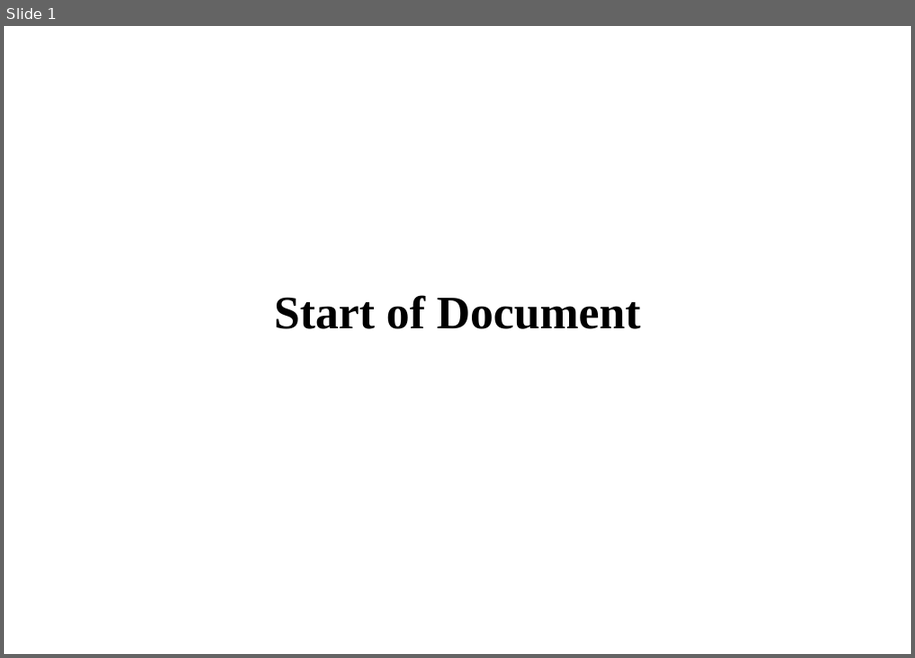
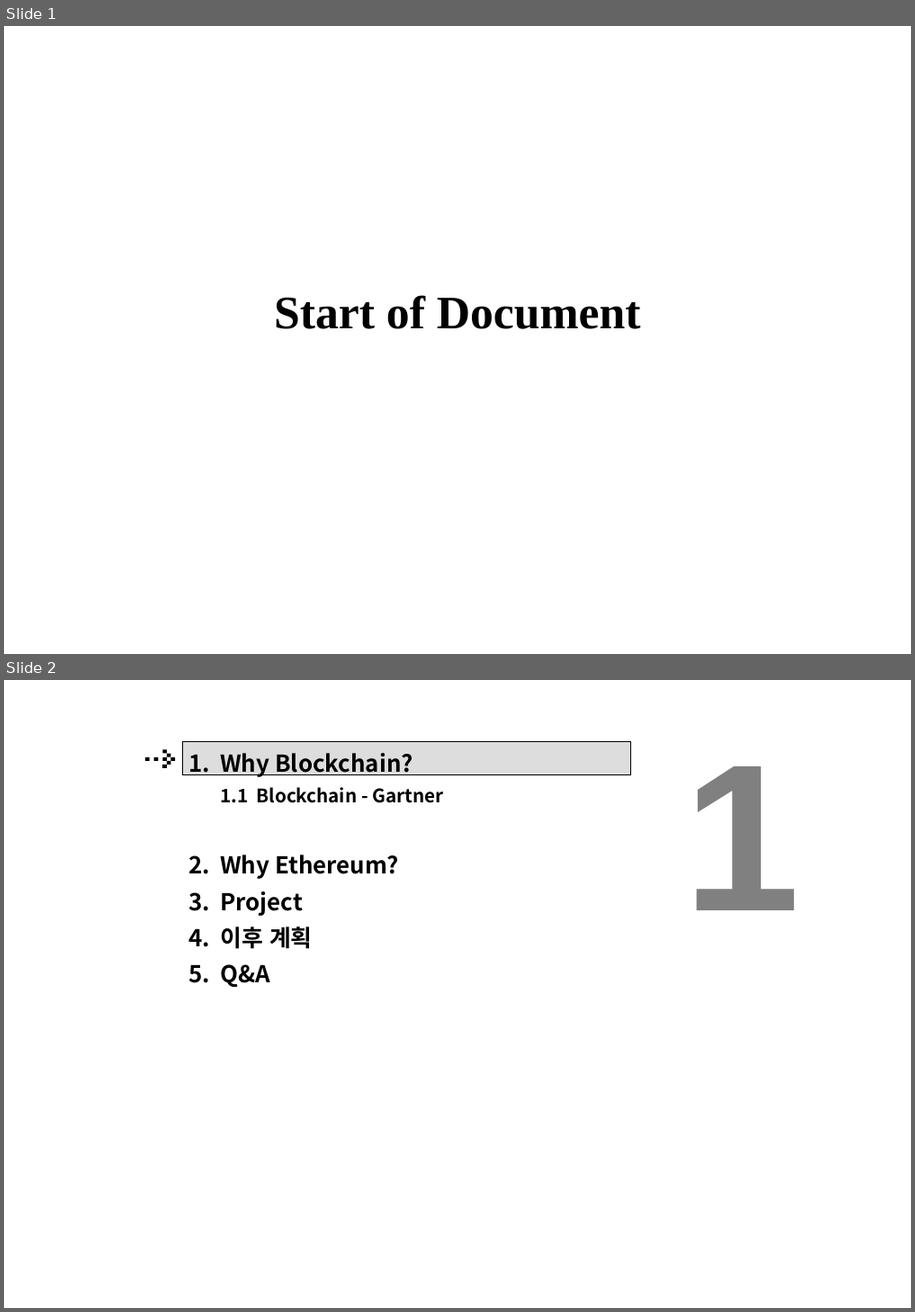
Before and after one commit to alladd/tcl2017, a slide deck: 51_발표PT자료/02_PT.pptx. Shown one above the other, each under a label of ours: slide 1 before the commit, slides 1 and 2 after it. The pictures are 915x658 and 915x1312 pixels, drawn with LibreOffice and Linux fonts; fonts in the diff are those of the drawing. Boxes give left, top, right and bottom in pixels: in the first picture for what was removed or moved away, otherwise in the second. Text is boxed around its words. In the diff, an @@ line names an element or a change of style, - is before the commit and + after.

```diff
--- a/51_발표PT자료/02_PT.pptx
+++ b/51_발표PT자료/02_PT.pptx
@@ slide 2 added at [4,680,911,1308], background #FFFFFF @@
@@ group added at [145,742,631,775]: 9 rectangles @@
@@ text added at [220,753,443,987], 20 pt, text #000000, bold @@
+1. Why Blockchain?
+   1.1 Blockchain - Gartner
+2. Why Ethereum?
+3. Project
+4. 이후 계획
+5. Q&A
@@ text added at [684,766,800,910], 180 pt, text #808080, bold @@
+1
```
Also in this commit, not shown: 12 slides changed, 4 other slides added, 17 other files.
